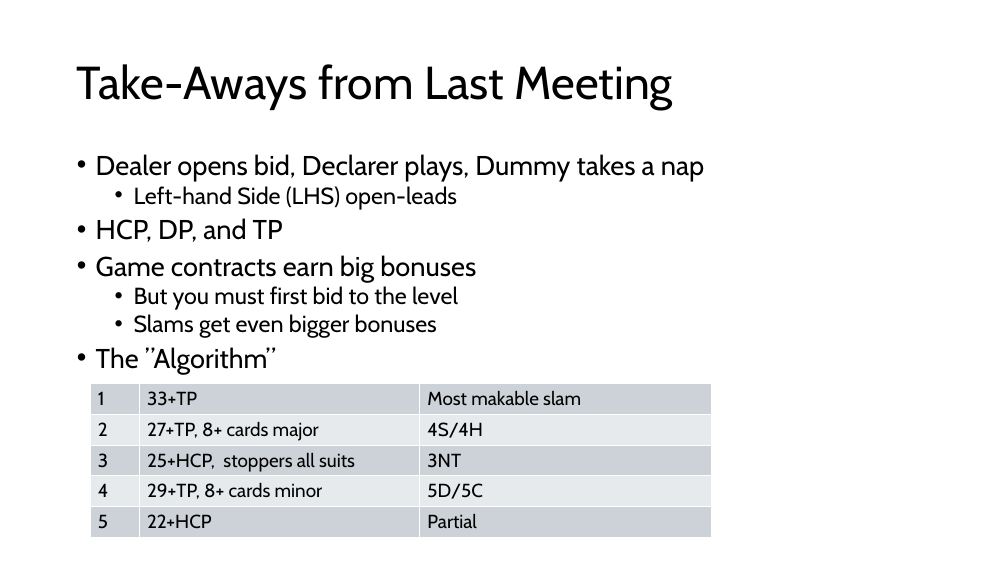
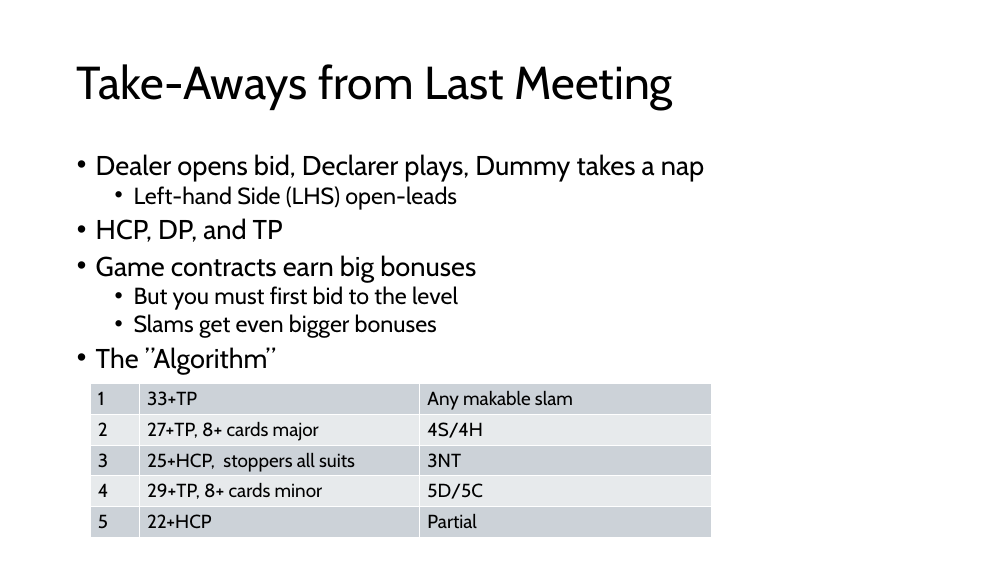
Before and after one commit to sywhub/bridge101, a slide deck: slide 13 of lectures.pptx (slide 14 before the commit). Drawn at 1008x567 pixels with LibreOffice and Linux fonts; fonts in the diff are those of the drawing; background and template pictures are left out. Boxes give left, top, right and bottom in pixels: in the first picture for what was removed or moved away, otherwise in the second. Text is boxed around its words. In the diff, an @@ line names an element or a change of style, - is before the commit and + after.

```diff
--- a/lectures.pptx
+++ b/lectures.pptx
@@ table at bbox=[90, 384, 711, 537] @@
-row 1, column 3: Most makable slam
+row 1, column 3: Any makable slam
```
Also in this commit, not shown: 2 other slides changed, 17 slides added, 2 slides removed, 3 other files.
